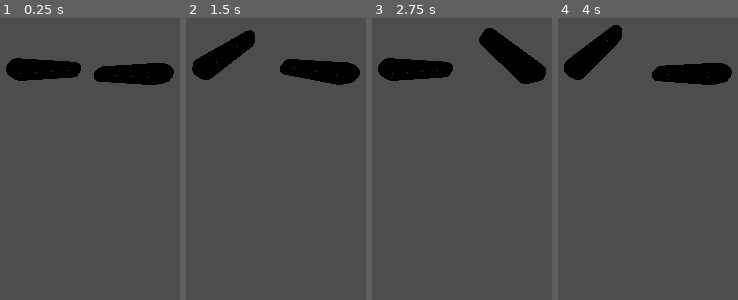
Above: before the commit, frames 1-4 (left to right).
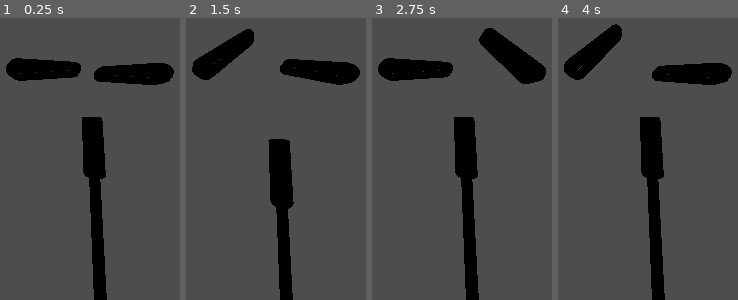
Above: after the commit, the same moments.

Repository: AustinLukeHeller/TOJam2024
Game: Godot game, scene res://scenes/PinballObjects/silver's_test_scene.tscn
Two runs of this game, one before a commit and one after it. Both use one fixed random seed, a clock stepped at 60 frames per second and the inputs below. This scene is started directly instead of the project's main scene.
Inputs:
- Up to frame 1 (0.25 s): no input
- Up to frame 2 (1.5 s): tap Enter at 0.5 s; hold D (Right) 0.53-1.28 s; hold Space (Launch) 0.53-1.28 s; hold A (Left) from 1.28 s (still down); tap Space (Launch) at 1.35 s
- Up to frame 3 (2.75 s): tap Space (Launch) at 2 s; release A (Left) at 2.03 s; hold D (Right) from 2.03 s (still down); hold Space (Launch) from 2.03 s (still down)
- Up to frame 4 (4 s): tap Enter at 2.75 s; release Space (Launch) at 2.78 s; tap Space (Launch) at 2.85, 3.5 s; release D (Right) at 3.53 s; hold A (Left) from 3.53 s (still down); hold Space (Launch) from 3.53 s (still down)

The runs differ from the first frame. In frame 1, 5.5% of the frame differs, in the area x 45-60%, y 35-100%; in frame 2, 5.4%; in frame 3, 5.5%; in frame 4, 5.5%, in the area x 6-60%, y 2-100%.

Commit message:
added plunger

Diff:
--- a/scenes/PinballObjects/plunger.gd
+++ b/scenes/PinballObjects/plunger.gd
@@ -1,6 +1,8 @@
 extends AnimatableBody3D
 @onready var sound = $Sound
 
+@export var tiltedTable = false
+@export var muted := false;
 @export var push_speed := 10.0
 @export var pull_speed := 2.0
 @export var max_pullback := 2.0
@@ -13,20 +15,18 @@
 func _ready():
 	start_position = position
 
-
 func _physics_process(delta):
-	if Global.tilt:
+	if tiltedTable:
 		return
-	if Input.is_action_pressed("Plunger") and current_pullback < max_pullback:
+	if Input.is_action_pressed("Launch") and current_pullback < max_pullback:
 		current_pullback += pull_speed * delta
 		return_speed = push_speed * (current_pullback / max_pullback)
-	elif not Input.is_action_pressed("Plunger") and current_pullback > 0:
+	elif not Input.is_action_pressed("Launch") and current_pullback > 0:
 		current_pullback -= return_speed * delta
 
-	if Input.is_action_just_released("Plunger"):
-		if !Global.mute:
+	if Input.is_action_just_released("Launch"):
+		if !muted:
 			sound.play()
-		#Print.debug("Plunger Released, Speed %s" % [return_speed])
 
 	if current_pullback < 0:
 		current_pullback = 0
--- a/scenes/PinballObjects/plunger.tscn
+++ b/scenes/PinballObjects/plunger.tscn
@@ -1,9 +1,6 @@
-[gd_scene load_steps=11 format=3 uid="uid://c5yomjitgqvie"]
+[gd_scene load_steps=8 format=3 uid="uid://ycvnj7evtt1w"]
 
-[ext_resource type="Material" uid="uid://b8cv8qlhnv540" path="res://assets/materials/steel_mat.tres" id="1_5hn5l"]
-[ext_resource type="Script" path="res://player_elements/plunger.gd" id="1_p42m3"]
-[ext_resource type="Material" uid="uid://ljplomrcu0pu" path="res://assets/materials/black_mat.tres" id="2_dayec"]
-[ext_resource type="AudioStream" uid="uid://dwqea64a73m04" path="res://assets/sounds/SOUND22.WAV" id="4_4p2ue"]
+[ext_resource type="Script" path="res://scenes/PinballObjects/plunger.gd" id="1_jenpl"]
 
 [sub_resource type="BoxShape3D" id="BoxShape3D_ggsvf"]
 size = Vector3(0.75, 1.5, 0.75)
@@ -31,8 +28,8 @@
 
 [node name="Plunger" type="AnimatableBody3D"]
 transform = Transform3D(1, 0, 0, 0, -4.37114e-08, 1, 0, -1, -4.37114e-08, 0, 0, 0)
-script = ExtResource("1_p42m3")
-push_speed = 200.0
+script = ExtResource("1_jenpl")
+push_speed = 30.0
 metadata/_edit_group_ = true
 
 [node name="CollisionShape3D" type="CollisionShape3D" parent="."]
@@ -45,13 +42,10 @@
 
 [node name="MeshInstance3D2" type="MeshInstance3D" parent="."]
 transform = Transform3D(1, 0, 0, 0, 1, 0, 0, 0, 1, 0, -1, -1.04308e-07)
-material_override = ExtResource("1_5hn5l")
 mesh = SubResource("CylinderMesh_5ge71")
 
 [node name="MeshInstance3D3" type="MeshInstance3D" parent="."]
 transform = Transform3D(1, 0, 0, 0, 1, 0, 0, 0, 1, 0, -2.2, -1.19209e-07)
-material_override = ExtResource("2_dayec")
 mesh = SubResource("CapsuleMesh_3jmh6")
 
 [node name="Sound" type="AudioStreamPlayer3D" parent="."]
-stream = ExtResource("4_4p2ue")
--- a/scenes/PinballObjects/silver's_test_scene.tscn
+++ b/scenes/PinballObjects/silver's_test_scene.tscn
@@ -1,14 +1,14 @@
-[gd_scene load_steps=3 format=3 uid="uid://cmj2kthm32h2b"]
+[gd_scene load_steps=4 format=3 uid="uid://cmj2kthm32h2b"]
 
 [ext_resource type="PackedScene" uid="uid://bv6avaer22yl3" path="res://scenes/PinballObjects/flipper_l.tscn" id="1_guju8"]
 [ext_resource type="PackedScene" uid="uid://c7wpc6x1n1ffu" path="res://scenes/PinballObjects/flipper_r.tscn" id="2_hi4ii"]
+[ext_resource type="PackedScene" uid="uid://ycvnj7evtt1w" path="res://scenes/PinballObjects/plunger.tscn" id="3_nuor2"]
 
 [node name="Silver\'s Test scene" type="Node3D"]
 transform = Transform3D(1, 0, 0, 0, 1, 0, 0, 0, 1, -0.864357, -0.0985758, 2.53675)
 
 [node name="FlipperL" parent="." instance=ExtResource("1_guju8")]
 transform = Transform3D(1, 0, 0, 0, 1, 0, 0, 0, 1, -1.67258, 0, 0.314582)
-flipper_rotation_speed = 8.0
 
 [node name="FlipperR" parent="." instance=ExtResource("2_hi4ii")]
 transform = Transform3D(1, 0, 0, 0, 1, 0, 0, 0, 1, 1.1933, 0, 0.406202)
@@ -16,3 +16,8 @@
 [node name="Camera3D" type="Camera3D" parent="."]
 transform = Transform3D(1, 0, 0, 0, 0.213184, 0.977012, 0, -0.977012, 0.213184, -0.809784, 3.05882, 1.04314)
 fov = 115.1
+
+[node name="Plunger" parent="." instance=ExtResource("3_nuor2")]
+transform = Transform3D(1, 0, 0, 0, -4.37114e-08, 1, 0, -1, -4.37114e-08, -0.164276, 0.0985758, 2.15638)
+push_speed = 20.0
+pull_speed = 3.0
